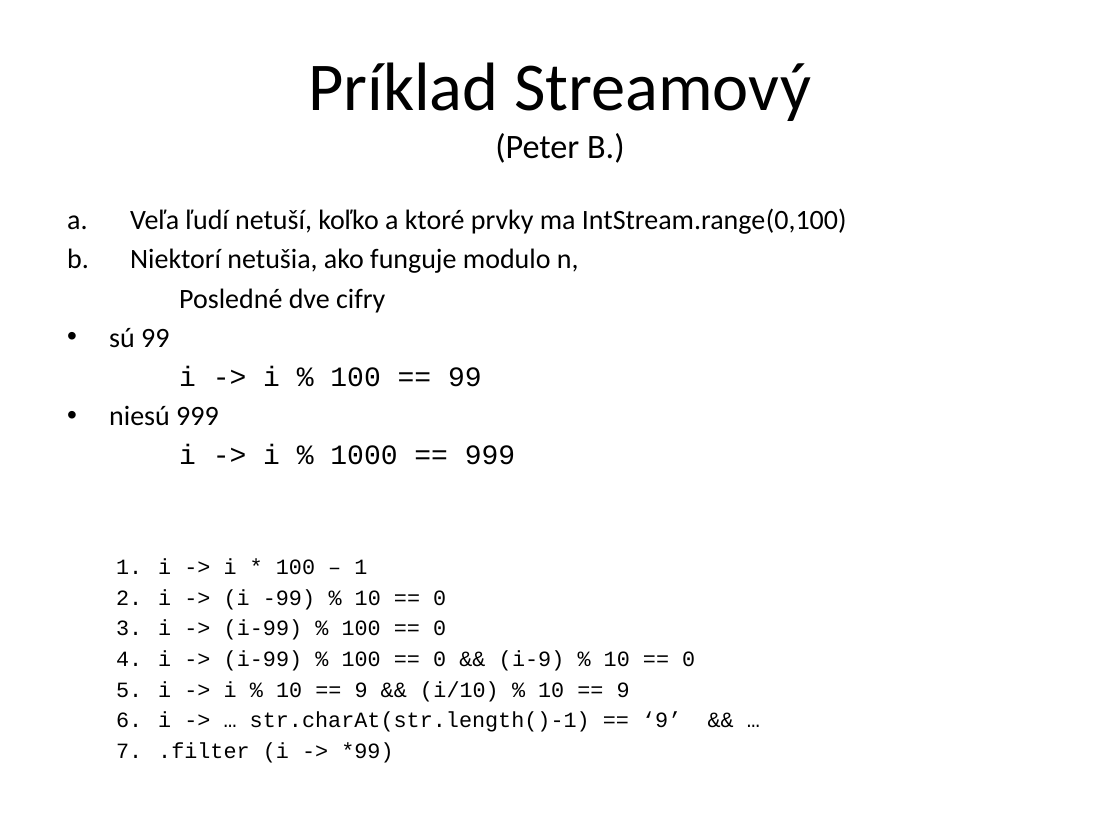
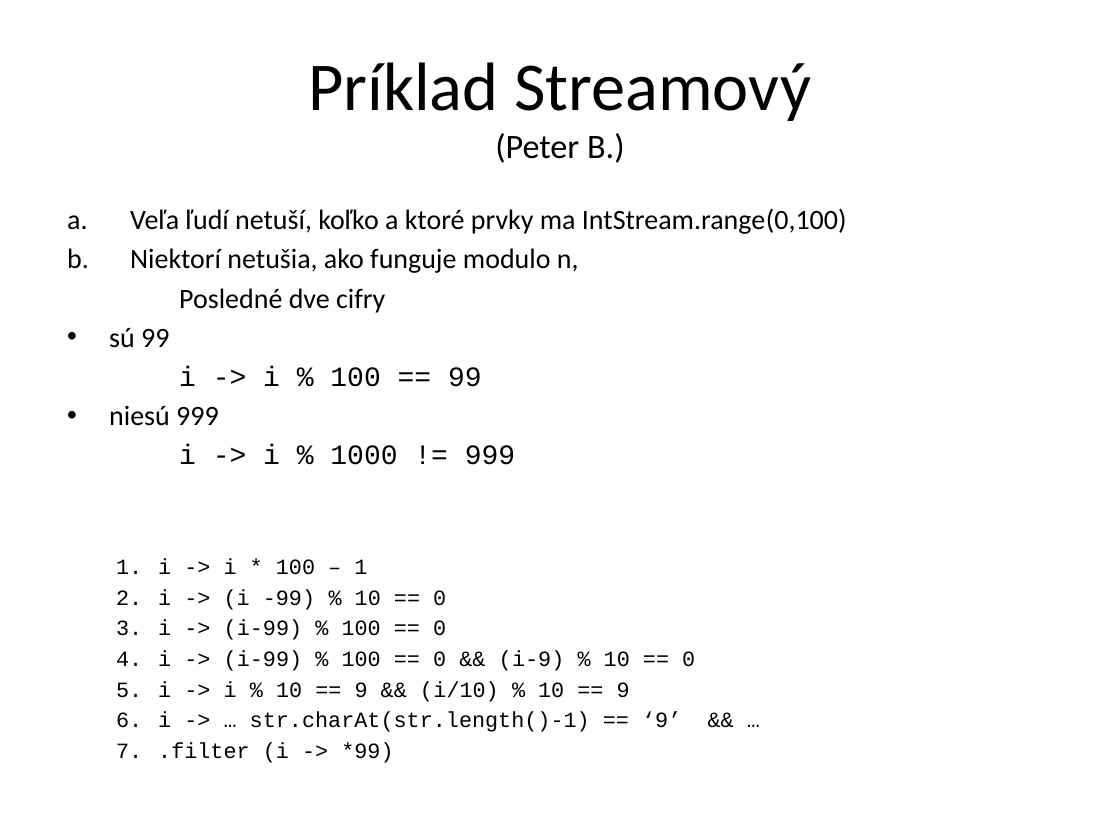
Before and after one commit to Programovanie4/Prednasky, a slide deck: slide 6 of 10/10_java_intro.pptx (slide 5 before the commit). Drawn at 1120x840 pixels with LibreOffice and Linux fonts; fonts in the diff are those of the drawing. Boxes give left, top, right and bottom in pixels: in the first picture for what was removed or moved away, otherwise in the second. Text is boxed around its words. In the diff, an @@ line names an element or a change of style, - is before the commit and + after.

```diff
--- a/10/10_java_intro.pptx
+++ b/10/10_java_intro.pptx
@@ text at (179,445,515,465): text changed @@
-i -> i % 1000 == 999
+i -> i % 1000 != 999
```
Also in this commit, not shown: 2 other slides changed, 1 slide added, 1 other file.
